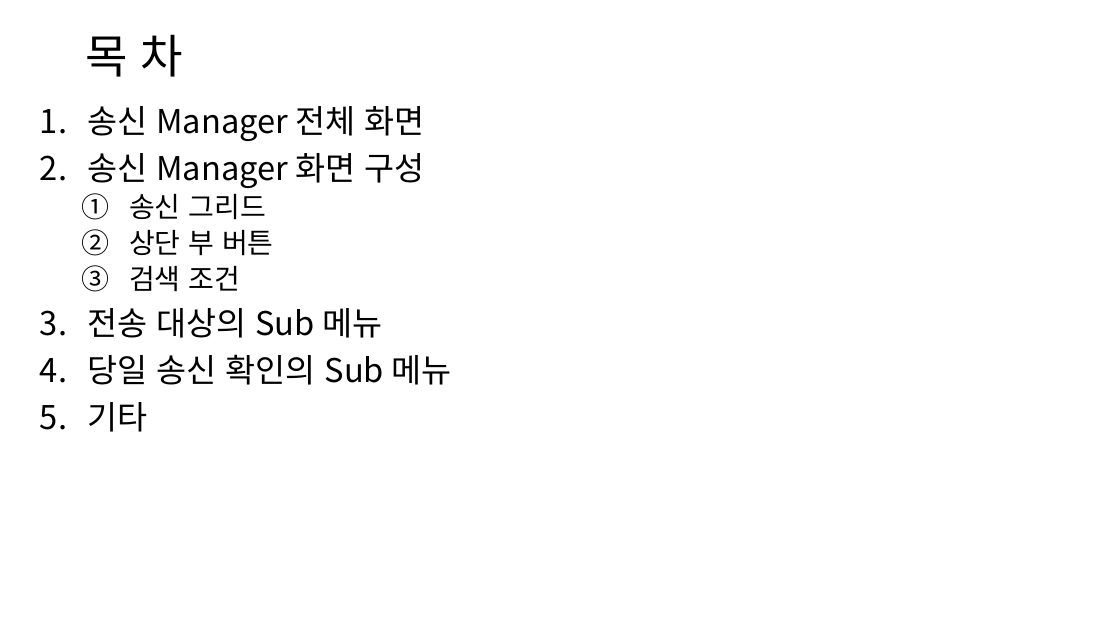
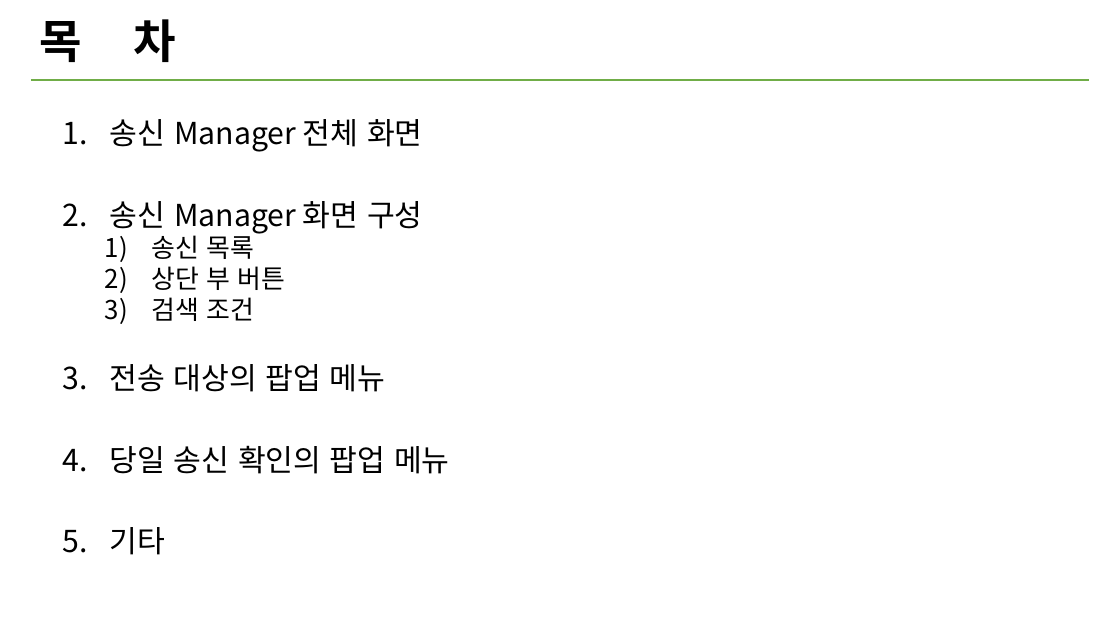
Before and after one commit to jungsoolee/HankookFI, a slide deck: slide 2 of 한투 금상 8801 송신 Manager Client Manual.pptx (slide 1 before the commit). Drawn at 1120x630 pixels with LibreOffice and Linux fonts; fonts in the diff are those of the drawing. Boxes give left, top, right and bottom in pixels: in the first picture for what was removed or moved away, otherwise in the second. Text is boxed around its words. In the diff, an @@ line names an element or a change of style, - is before the commit and + after.

```diff
--- a/한투 금상 8801 송신 Manager Client Manual.pptx
+++ b/한투 금상 8801 송신 Manager Client Manual.pptx
@@ title "목 차": place and size @@
-title "목 차" at bbox=[85, 34, 184, 77]
+title "목 차" at bbox=[39, 19, 176, 62]
@@ title "목 차" at bbox=[39, 19, 176, 62]: bold on @@
@@ line added from (31, 80) to (1090, 80), #70AD47 2 pt @@
@@ text "송신 Manager 전체 화면": place and size @@
-text "송신 Manager 전체 화면" at bbox=[87, 106, 451, 432]
+text "송신 Manager 전체 화면" at bbox=[110, 119, 450, 555]
@@ text at bbox=[110, 119, 423, 555]: size 28 to 25.9 pt in "송신 Manager 전체 화면", "송신 Manager 화면 구성", "기타"; size 24 to 22.2 pt in "상단 부 버튼", "검색 조건"; line spacing 0.9 to 0.8; bullet circleNumDbPlain to 1) @@
@@ text at bbox=[152, 231, 255, 259]: text changed; size 24 to 22.2 pt @@
-  1. 송신 그리드
+  1) 송신 목록
@@ text at bbox=[110, 364, 450, 474]: text changed; size 28 to 25.9 pt @@
-3. 전송 대상의 Sub 메뉴
-4. 당일 송신 확인의 Sub 메뉴
+3. 전송 대상의 팝업 메뉴
+4. 당일 송신 확인의 팝업 메뉴
```
Also in this commit, not shown: 6 other slides changed, 8 slides added, 15 slides removed, 22 other files.
